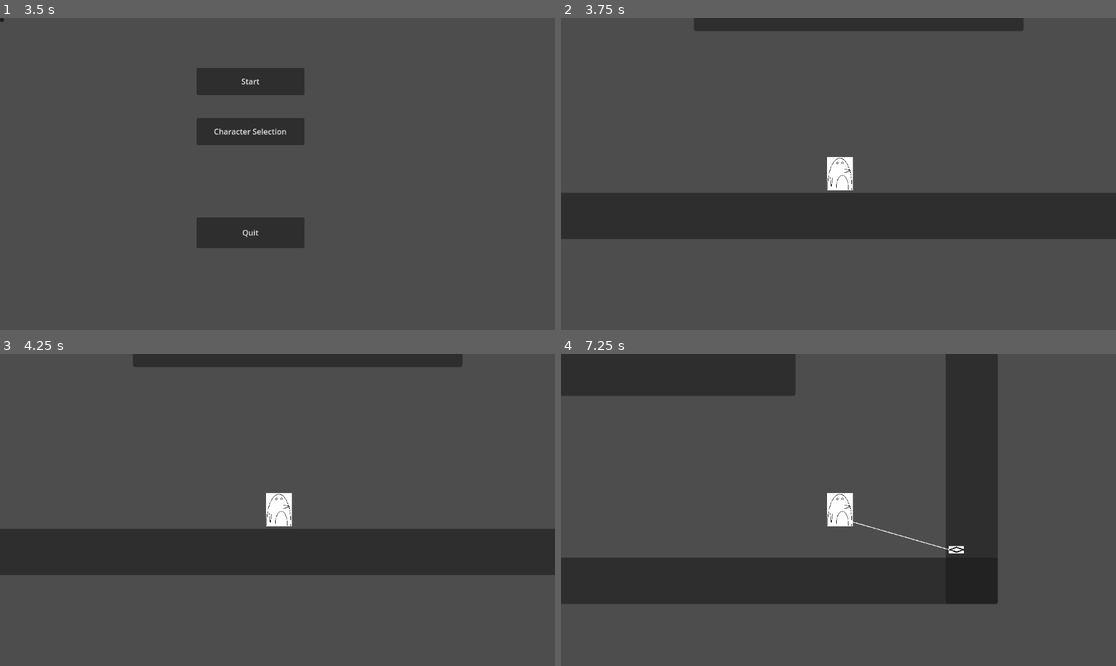
Above: before the commit, frames 1-4 (two rows, left to right).
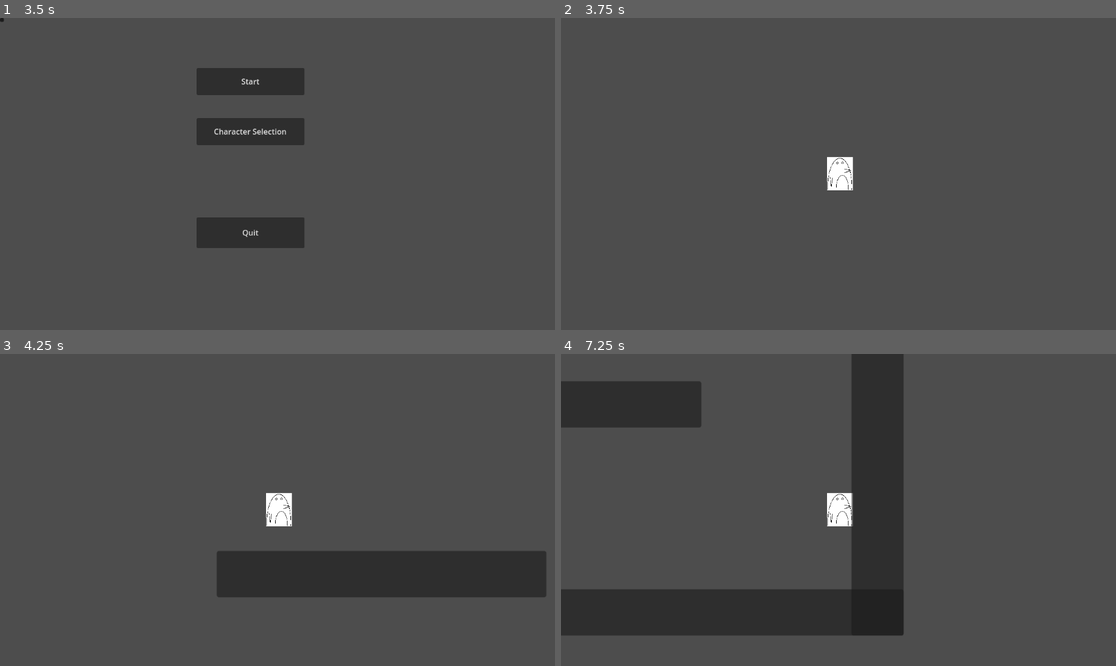
Above: after the commit, the same moments.

Repository: KeepSmyle/game-two
Game: Godot game, scene res://main_menu.tscn
The game is run twice, just before and just after one commit, with the same random seed, the same clock (stepped at 60 frames per second) and the same inputs.
Inputs:
- Up to frame 1 (3.5 s): click "Character Selection" at 0.5 s; click "Hook" at 1.25 s; click "Bounce" at 2 s; click "Back" at 2.75 s
- Up to frame 2 (3.75 s): click "Start" at 3.5 s
- Up to frame 3 (4.25 s): no input
- Up to frame 4 (7.25 s): hold D (peng_moveRight) 4.28-5.78 s; tap Ctrl (peng_hook) at 4.35, 6.6 s; tap Space (peng_jump) at 4.52, 5.27, 6.77 s; tap S (peng_lookDown) at 5.1 s; hold A (peng_moveLeft) 5.78-6.53 s; tap Up (peng_lookUp) at 5.85 s; hold D (peng_moveRight) from 6.53 s (still down)

Frame 1 is identical in both runs. In frame 2, 17% of the frame differs, in the area x 0-100%, y 0-71%; in frame 3, 17%; in frame 4, 33%, in the area x 0-79%, y 0-91%.

Commit message:
added inheritance for player

Diff:
--- a/Game Two/Hook.gd
+++ b/Game Two/Player/Hook.gd
@@ -21,7 +21,6 @@
 	rope.set_point_position(1, position)
 
 func _on_Terrain_body_entered(body:Node):
-	print(Arena.character)
 	if body.is_in_group("Terrain"):
 		speed = 0
 		isStuck = true
--- a/Game Two/Hook.tscn
+++ b/Game Two/Player/Hook.tscn
@@ -1,7 +1,7 @@
 [gd_scene load_steps=4 format=3 uid="uid://ba6vqt1s00r4w"]
 
 [ext_resource type="Texture2D" uid="uid://b0joceicc8ap3" path="res://images/Hook.png" id="1_ogauq"]
-[ext_resource type="Script" path="res://Hook.gd" id="1_rmgcm"]
+[ext_resource type="Script" path="res://Player/Hook.gd" id="1_rmgcm"]
 
 [sub_resource type="CircleShape2D" id="CircleShape2D_pgbtx"]
 
--- a/Game Two/Player.gd
+++ b/Game Two/Player/Player.gd
@@ -1,6 +1,6 @@
 extends CharacterBody2D
 
-var Hook  = load("res://Hook.tscn")
+var Hook  = load("res://Player/Hook.tscn")
 
 const SPEED = 300.0
 const JUMP_VELOCITY = -400.0
@@ -55,7 +55,6 @@
 			var hook_direction_x = hook.global_position.x - $Hand.global_position.x
 			var hook_direction_y = $Hand.global_position.y - hook.global_position.y
 			var hook_distance = $Hand.global_position.distance_to(hook.global_position)
-			print(swing_speed)
 			#calculation leads to a smooth circular movement
 			if hook_direction_x > 0:
 				#true = swing to the right
--- a/Game Two/Player.tscn
+++ b/Game Two/Player/Player.tscn
@@ -1,13 +1,13 @@
 [gd_scene load_steps=5 format=3 uid="uid://cxbqb6coacdyn"]
 
-[ext_resource type="Script" path="res://Player.gd" id="1_25nip"]
-[ext_resource type="Texture2D" uid="uid://mju4qm28u6s6" path="res://images/Peng.jpg" id="2_rbcki"]
+[ext_resource type="Script" path="res://Player/Player.gd" id="1_mcmlq"]
+[ext_resource type="Texture2D" uid="uid://mju4qm28u6s6" path="res://images/Peng.jpg" id="2_6plxy"]
 
 [sub_resource type="SpriteFrames" id="SpriteFrames_2khrm"]
 animations = [{
 "frames": [{
 "duration": 1.0,
-"texture": ExtResource("2_rbcki")
+"texture": ExtResource("2_6plxy")
 }],
 "loop": true,
 "name": &"default",
@@ -19,7 +19,7 @@
 height = 48.0
 
 [node name="Player" type="CharacterBody2D"]
-script = ExtResource("1_25nip")
+script = ExtResource("1_mcmlq")
 
 [node name="AnimatedSprite2D" type="AnimatedSprite2D" parent="."]
 position = Vector2(1.875, 1.52588e-05)
--- /dev/null
+++ b/Game Two/Player/Player_hook.gd
@@ -0,0 +1 @@
+extends "res://Player/Player.gd"
--- /dev/null
+++ b/Game Two/Player/player_hook.tscn
@@ -0,0 +1,36 @@
+[gd_scene load_steps=5 format=3 uid="uid://b2w7aslcvg0dq"]
+
+[ext_resource type="Script" path="res://Player/Player_hook.gd" id="1_rkhjm"]
+[ext_resource type="Texture2D" uid="uid://mju4qm28u6s6" path="res://images/Peng.jpg" id="2_cqko3"]
+
+[sub_resource type="SpriteFrames" id="SpriteFrames_ynl43"]
+animations = [{
+"frames": [{
+"duration": 1.0,
+"texture": ExtResource("2_cqko3")
+}],
+"loop": true,
+"name": &"default",
+"speed": 5.0
+}]
+
+[sub_resource type="CapsuleShape2D" id="CapsuleShape2D_s5xfv"]
+radius = 16.0
+height = 48.0
+
+[node name="Player_hook" type="CharacterBody2D"]
+script = ExtResource("1_rkhjm")
+
+[node name="AnimatedSprite2D" type="AnimatedSprite2D" parent="."]
+position = Vector2(1.875, 1.52588e-05)
+scale = Vector2(0.124564, 0.121053)
+sprite_frames = SubResource("SpriteFrames_ynl43")
+
+[node name="Camera2D" type="Camera2D" parent="."]
+zoom = Vector2(1.5, 1.5)
+
+[node name="CollisionShape2D" type="CollisionShape2D" parent="."]
+shape = SubResource("CapsuleShape2D_s5xfv")
+
+[node name="Hand" type="Marker2D" parent="."]
+position = Vector2(-10, 15)
--- a/Game Two/arena.gd
+++ b/Game Two/arena.gd
@@ -1,11 +1,14 @@
 extends Node2D
 
-var character = "Hook_Guy"
+var Player = load("res://Player/Player_hook.tscn")
 
 
 # Called when the node enters the scene tree for the first time.
 func _ready():
-	pass # Replace with function body.
+	var playerScene = Player.instantiate()
+	find_child("Player").add_child(playerScene)
+	playerScene.set_owner(playerScene.get_parent())
+	playerScene.transform[2].x += 500
 
 
 # Called every frame. 'delta' is the elapsed time since the previous frame.
--- a/Game Two/arena.tscn
+++ b/Game Two/arena.tscn
@@ -1,6 +1,6 @@
 [gd_scene load_steps=6 format=3 uid="uid://bjwaqdubpe7r"]
 
-[ext_resource type="PackedScene" uid="uid://cxbqb6coacdyn" path="res://Player.tscn" id="1_x8gmp"]
+[ext_resource type="Script" path="res://arena.gd" id="1_g8oae"]
 
 [sub_resource type="RectangleShape2D" id="RectangleShape2D_flesm"]
 size = Vector2(1154, 66)
@@ -15,12 +15,10 @@
 size = Vector2(456, 66)
 
 [node name="Arena" type="Node2D"]
+script = ExtResource("1_g8oae")
 
 [node name="Player" type="Node2D" parent="."]
 position = Vector2(0, 8)
-
-[node name="Player" parent="Player" instance=ExtResource("1_x8gmp")]
-position = Vector2(616, 544)
 
 [node name="Floor" type="StaticBody2D" parent="." groups=["Terrain"]]
 
--- a/Game Two/character_selection.gd
+++ b/Game Two/character_selection.gd
@@ -8,8 +8,8 @@
 
 
 func _on_hook_guy_pressed():
-	Arena.character = "Hook_Guy"
+	Main.character = "Hook_Guy"
 
 
 func _on_bounce_guy_pressed():
-	Arena.character = "Bounce_Guy"
+	Main.character = "Bounce_Guy"
--- a/Game Two/Node2D.gd
+++ b/Game Two/main_menu.gd
@@ -1,5 +1,6 @@
 extends Node2D
 
+var character = "Hook_Guy"
 
 func _ready():
 	pass
--- a/Game Two/main_menu.tscn
+++ b/Game Two/main_menu.tscn
@@ -1,6 +1,6 @@
 [gd_scene load_steps=2 format=3 uid="uid://o0sl7vyesp7s"]
 
-[ext_resource type="Script" path="res://Node2D.gd" id="1_tvhh2"]
+[ext_resource type="Script" path="res://main_menu.gd" id="1_tvhh2"]
 
 [node name="Main_menu" type="Node2D"]
 script = ExtResource("1_tvhh2")
--- a/Game Two/project.godot
+++ b/Game Two/project.godot
@@ -17,7 +17,7 @@
 
 [autoload]
 
-Arena="*res://arena.gd"
+Main="*res://main_menu.gd"
 
 [input]
 
